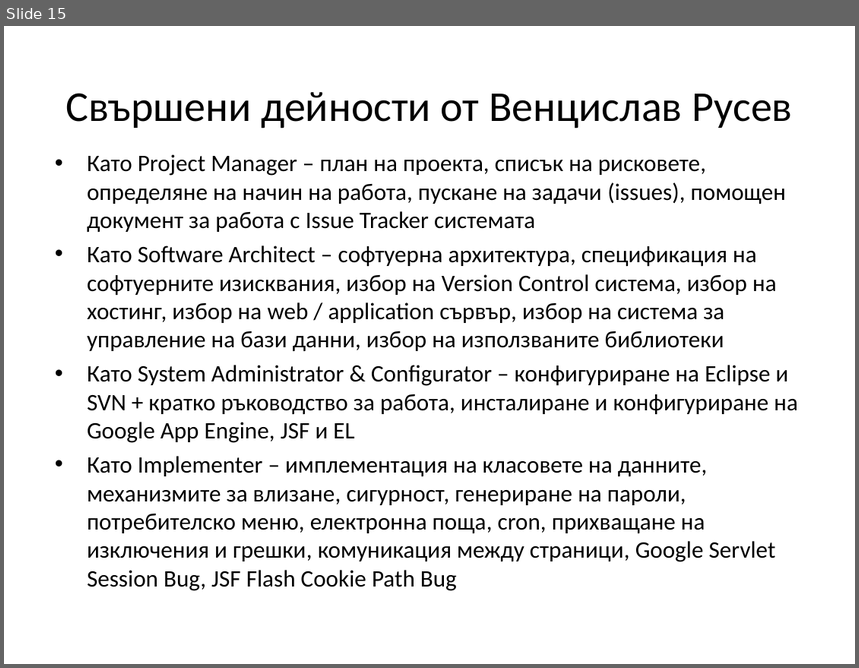
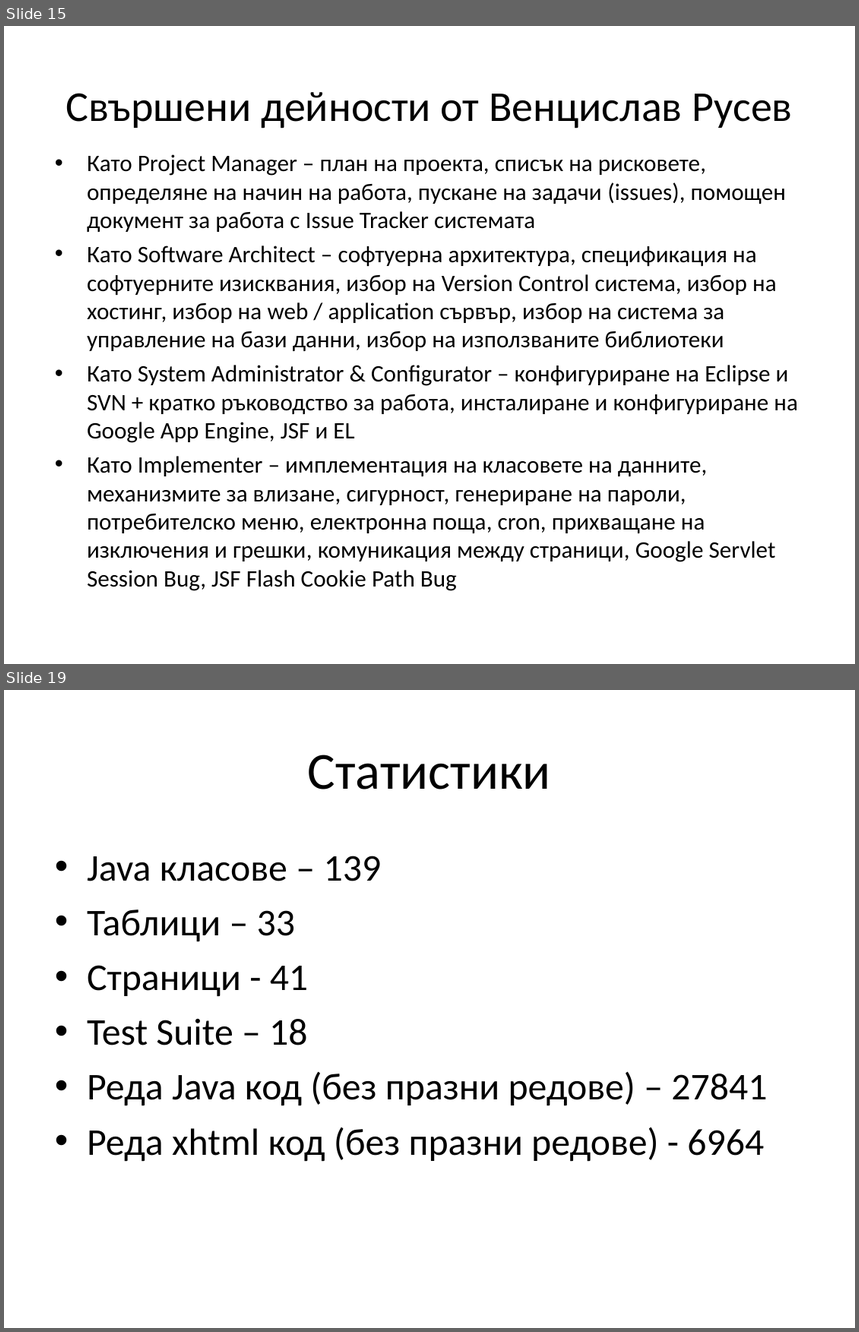
Before and after one commit to jasimcse/team2-strawberry, a slide deck: prezentaciq/venci.ppt. Shown one above the other, each under a label of ours: slide 15 before the commit, slides 15 and 19 after it; the slides between them are not shown. The pictures are 859x668 and 859x1332 pixels, drawn with LibreOffice and Linux fonts; fonts in the diff are those of the drawing. Boxes give left, top, right and bottom in pixels: in the first picture for what was removed or moved away, otherwise in the second. Text is boxed around its words. In the diff, an @@ line names an element or a change of style, - is before the commit and + after.

```diff
--- a/prezentaciq/venci.ppt
+++ b/prezentaciq/venci.ppt
@@ slide 19 added at [4, 690, 855, 1328], background #FFFFFF @@
@@ title added at [308, 755, 551, 790], 44 pt, text #000000 @@
+Статистики
@@ text added at [87, 856, 767, 1162], 32 pt, text #000000 @@
+• Java класове – 139
+• Таблици – 33
+• Страници - 41
+• Test Suite – 18
+• Реда Java код (без празни редове) – 27841
+• Реда xhtml код (без празни редове) - 6964
```
Also in this commit, not shown: 3 slides changed, 1 other slide added, 1 slide removed.
